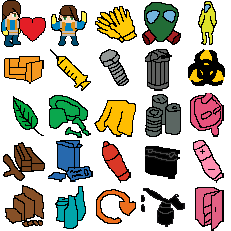
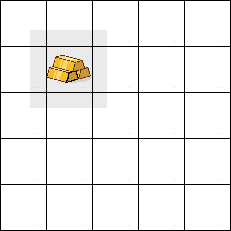
Layers edited between the first and the second (231, 231) image:
showed "inventory clear" (1st of 2), moved it above "gold" over [0, 0, 231, 231]
added layer "gold" above "Layer 1" over [65, 71, 79, 83]
added layer "Layer 1" above "symbols" over [30, 30, 107, 108]
hid group "symbols" (26 layers) over [1, 0, 225, 231]
